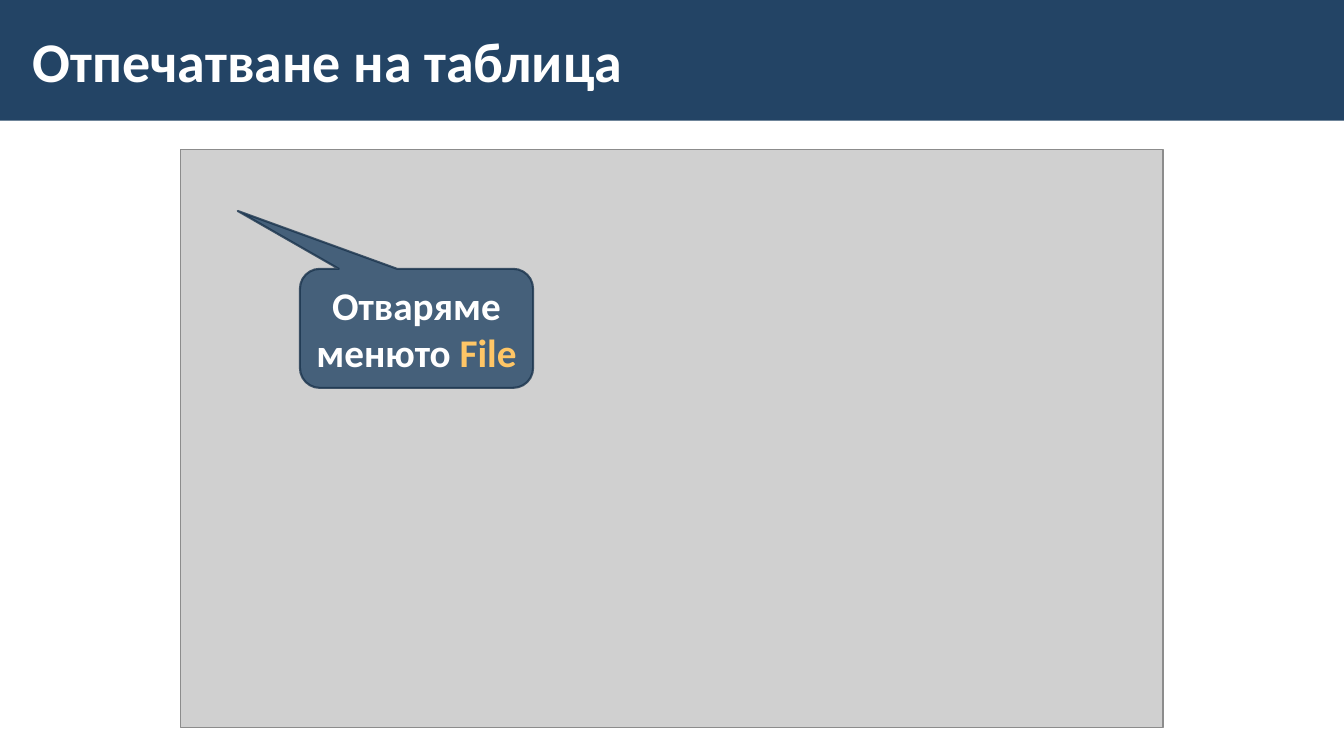
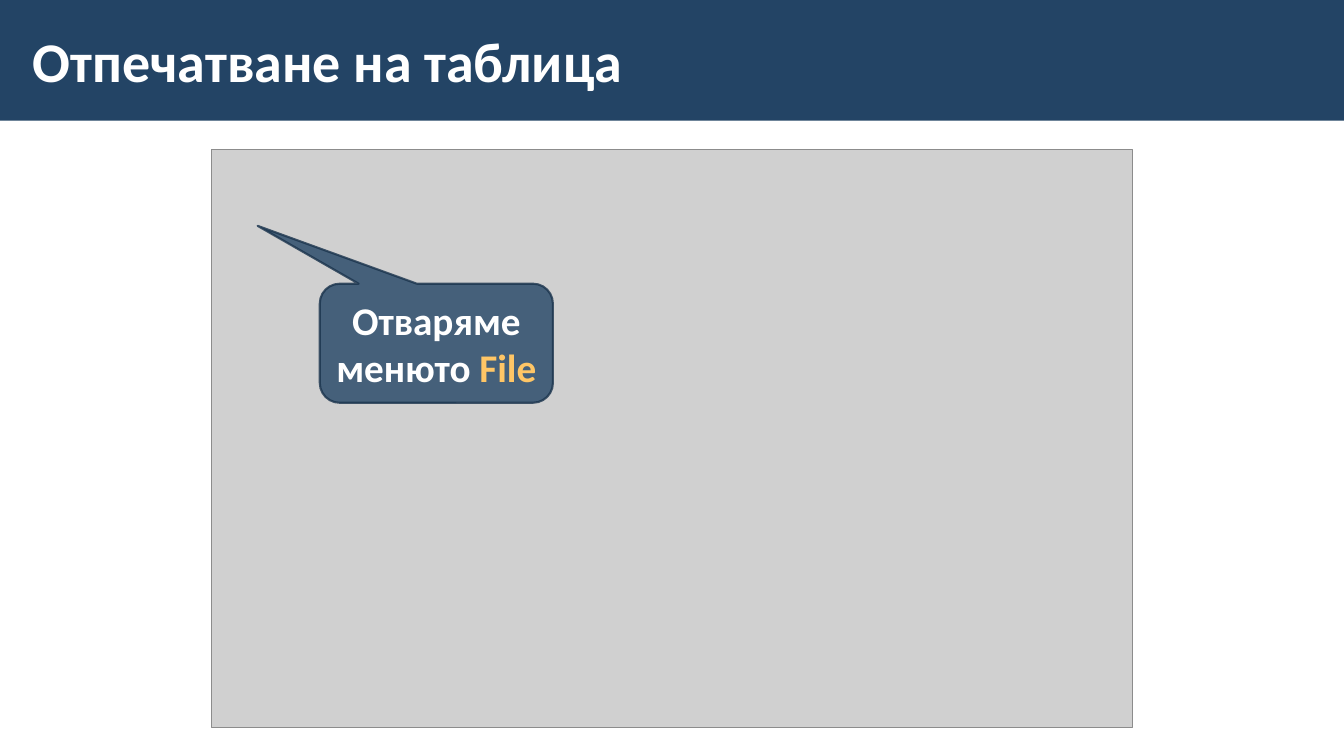
Before and after one commit to BG-IT-Edu/School-Programming, a slide deck: slide 12 of Courses/Computer-Modeling-and-IT/Computer-Modeling-and-IT-6-Class/11-Print-Table/11-Print-Table.pptx. Drawn at 1344x756 pixels with LibreOffice and Linux fonts; fonts in the diff are those of the drawing; grey boxes stand for pictures; background and template pictures are left out. Boxes give left, top, right and bottom in pixels: in the first picture for what was removed or moved away, otherwise in the second. Text is boxed around its words. In the diff, an @@ line names an element or a change of style, - is before the commit and + after.

```diff
--- a/Courses/Computer-Modeling-and-IT/Computer-Modeling-and-IT-6-Class/11-Print-Table/11-Print-Table.pptx
+++ b/Courses/Computer-Modeling-and-IT/Computer-Modeling-and-IT-6-Class/11-Print-Table/11-Print-Table.pptx
@@ picture: place and size @@
-picture at [180,150,1163,728]
+picture at [212,150,1132,728]
@@ rounded speech box "Отваряме менюто File": place and size @@
-rounded speech box "Отваряме менюто File" at [300,269,533,388]
+rounded speech box "Отваряме менюто File" at [320,283,553,402]
```
Also in this commit, not shown: 6 other slides changed.
